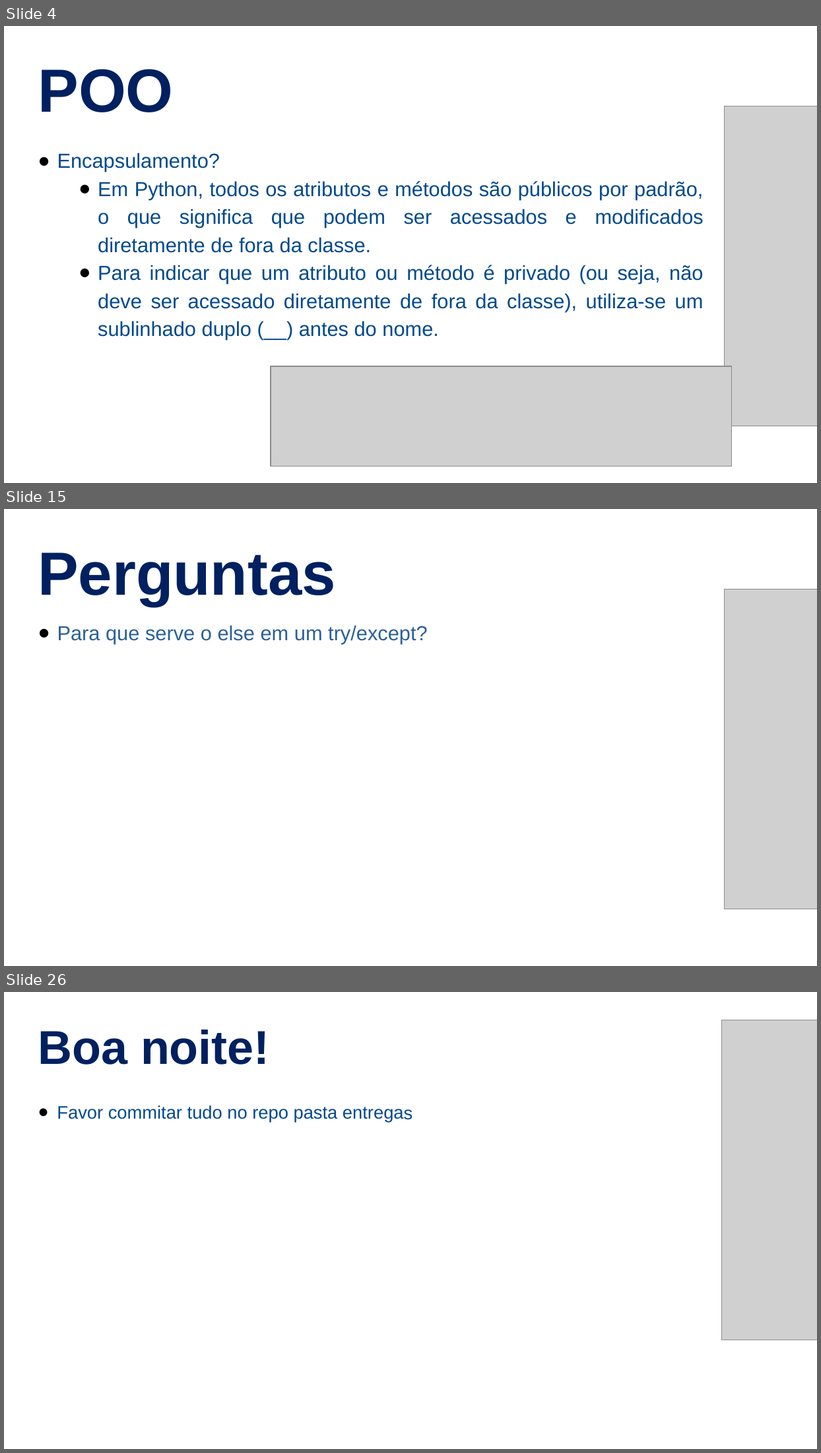
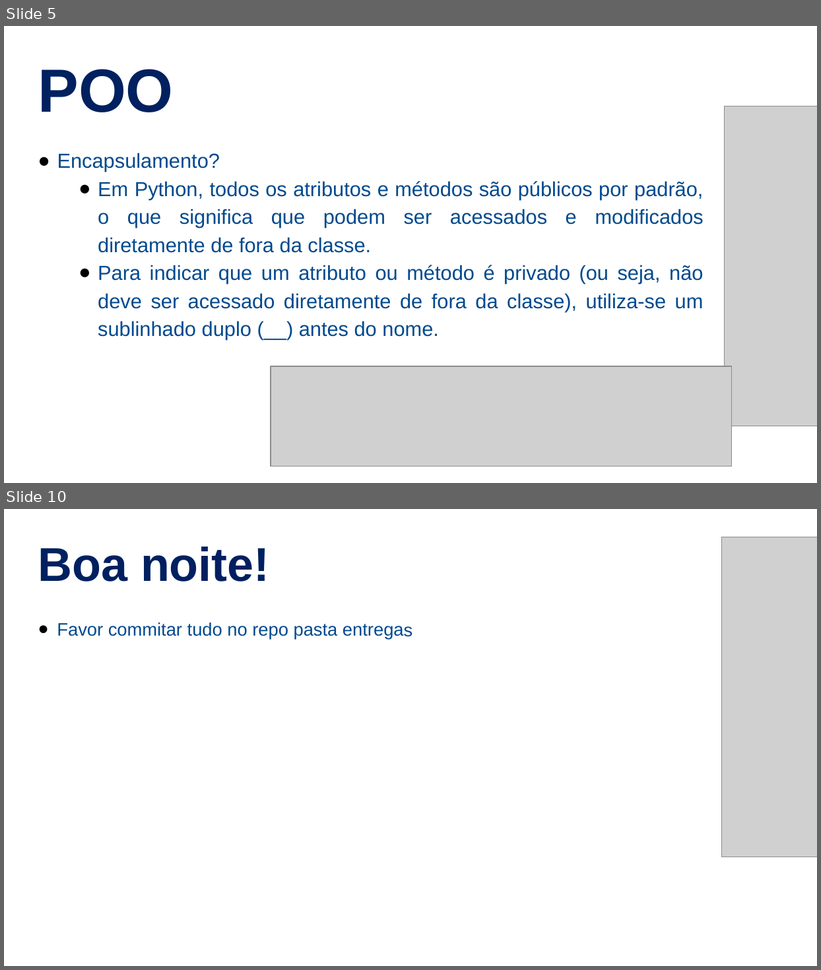
Before and after one commit to NaturalCoder/TI96, a slide deck: Aula18/Aula18.pptx. Shown one above the other, each under a label of ours: slides 4, 15 and 26 before the commit, slides 5 and 10 after it; the slides between them are not shown. The pictures are 821x1453 and 821x970 pixels, drawn with LibreOffice and Linux fonts; fonts in the diff are those of the drawing; grey boxes stand for pictures. Boxes give left, top, right and bottom in pixels: in the first picture for what was removed or moved away, otherwise in the second. Text is boxed around its words. In the diff, an @@ line names an element or a change of style, - is before the commit and + after.

```diff
--- a/Aula18/Aula18.pptx
+++ b/Aula18/Aula18.pptx
@@ slide 15 removed at [4, 509, 817, 966], background #FFFFFF @@
@@ text removed at [38, 553, 335, 606] @@
-Perguntas
@@ picture removed at [725, 590, 817, 910] @@
@@ text removed at [57, 625, 428, 644] @@
-● Para que serve o else em um try/except?
@@ what was slide 4 is now slide 5 @@
@@ what was slide 26 is now slide 10 @@
```
Also in this commit, not shown: 1 slide changed, 4 slides added, 19 other slides removed, 9 other files.
